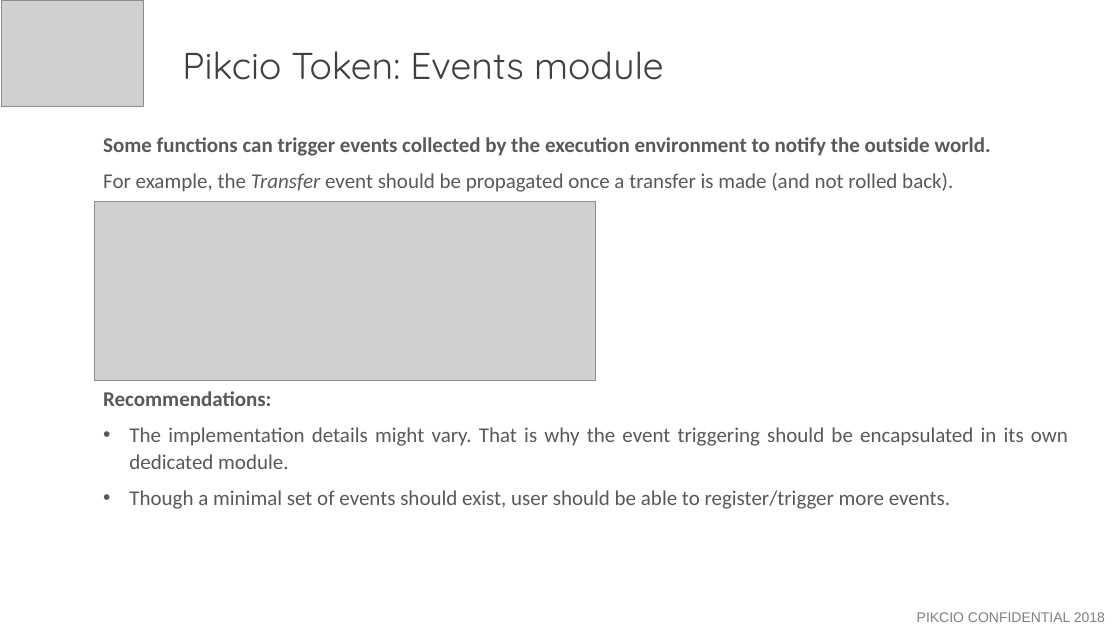
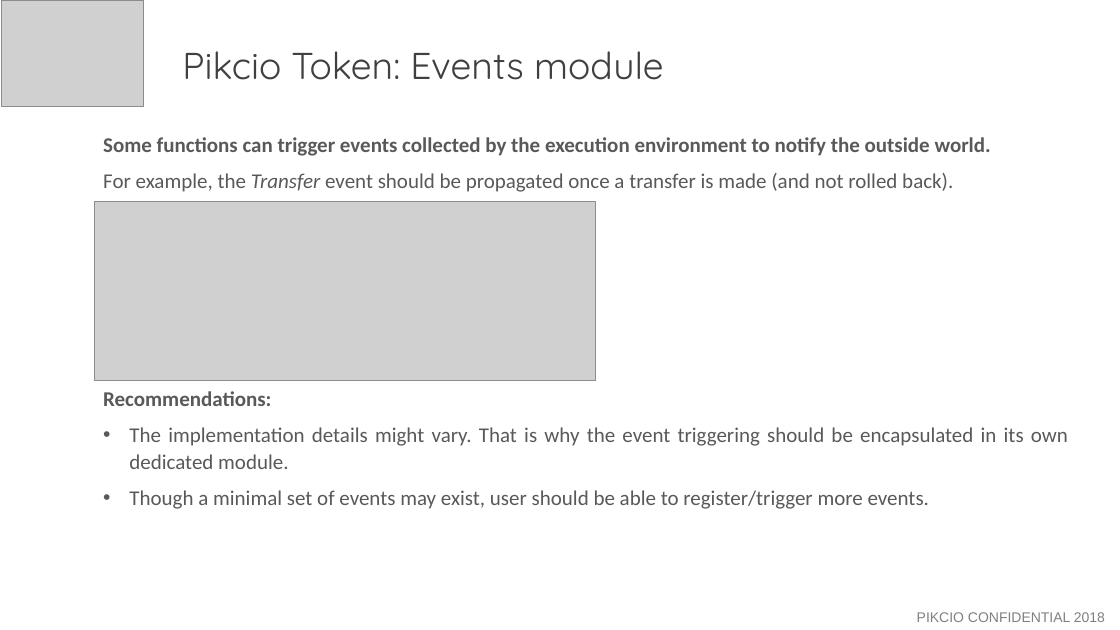
Before and after one commit to thibault-yellowstones/pikcio-tokens, a slide deck: slide 10 of Pikcio_tokens.pptx. Drawn at 1120x630 pixels with LibreOffice and Linux fonts; fonts in the diff are those of the drawing; grey boxes stand for pictures. Boxes give left, top, right and bottom in pixels: in the first picture for what was removed or moved away, otherwise in the second. Text is boxed around its words. In the diff, an @@ line names an element or a change of style, - is before the commit and + after.

```diff
--- a/Pikcio_tokens.pptx
+++ b/Pikcio_tokens.pptx
@@ text at (129, 490, 929, 509): text changed @@
-• Though a minimal set of events should exist, user should be able to register/trigger more events.
+• Though a minimal set of events may exist, user should be able to register/trigger more events.
```
Also in this commit, not shown: 2 other slides changed, 2 slides added, 1 other file.
